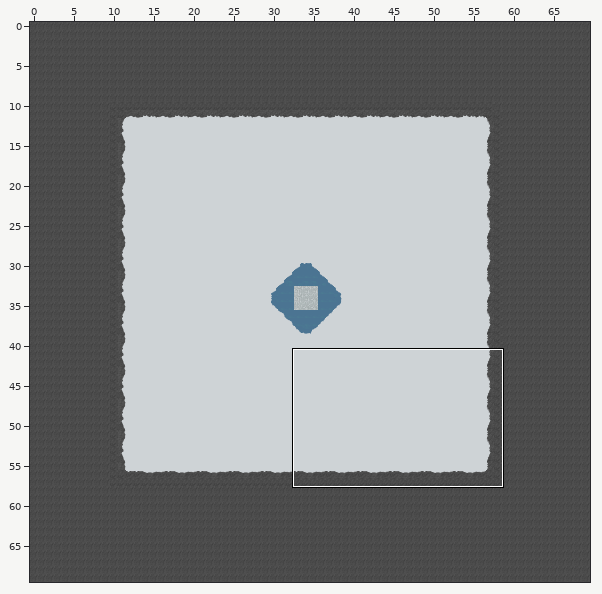
Two versions of a level (Tiled map (JSON), public/assets/maps/principalMap.json). The first picture is a wide view before the edit; the outline marks the close-up.
Close-up. Before the edit:
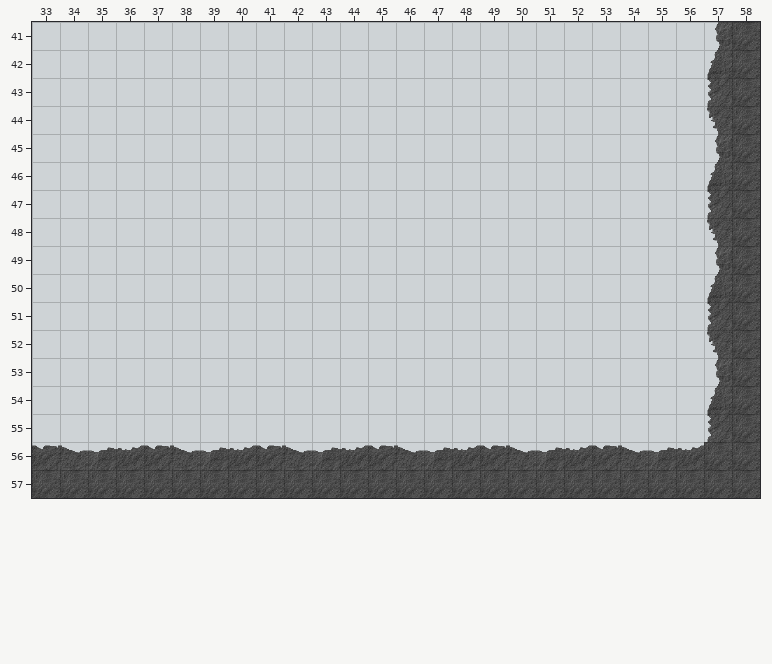
Cells are 40x40 px. Shown: x 33..58, y 41..57. The commit also changed other parts of the map, which this record leaves out.
After:
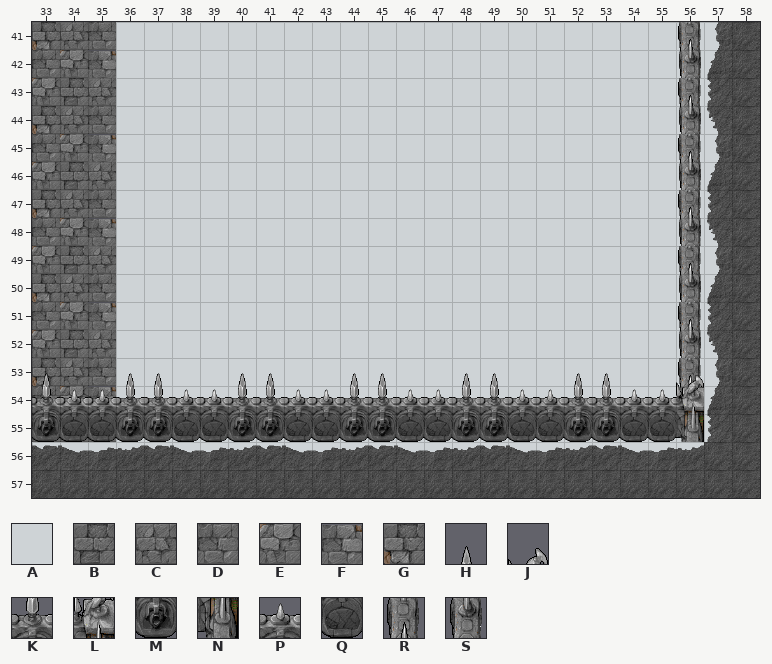
Key: from "tiles": A 1, B 810, C 811, D 813, E 843, F 844, G 873, H 1028, J 1030, K 1058, L 1060, M 1088, N 1090, P 1148, Q 1178, R 1243, S 1273.
_ is an empty cell, . an unchanged one.
Change:
--- layer "FirstFloor"
@@ x 33..35 @@
-41 AAA
-42 AAA
-43 AAA
-44 AAA
-45 AAA
-46 AAA
-47 AAA
-48 AAA
-49 AAA
-50 AAA
-51 AAA
-52 AAA
-53 AAA
-54 AAA
-55 AAA
+41 GCD
+42 DEF
+43 EBC
+44 GCD
+45 DEF
+46 EBC
+47 GCD
+48 DEF
+49 EBC
+50 GCD
+51 DEF
+52 EBC
+53 GCD
+54 DEF
+55 EBC
--- layer "SecondFloor"
@@ x 33..56 @@
-41 ......................._
-42 ......................._
-43 ......................._
-44 ......................._
-45 ......................._
-46 ......................._
-47 ......................._
-48 ......................._
-49 ......................._
-50 ......................._
-51 ......................._
-52 ......................._
-53 _..__..__..__..__..__.._
-54 ________________________
-55 _______________________.
+41 .......................R
+42 .......................S
+43 .......................R
+44 .......................S
+45 .......................R
+46 .......................S
+47 .......................R
+48 .......................S
+49 .......................R
+50 .......................S
+51 .......................R
+52 .......................S
+53 H..HH..HH..HH..HH..HH..R
+54 KPPKKPPKKPPKKPPKKPPKKPPS
+55 MQQMMQQMMQQMMQQMMQQMMQQ.
--- layer "ThirdFloor"
@@ x 56..56 @@
-53 _
-54 _
-55 _
+53 J
+54 L
+55 N
Boxes around the changes in both close-ups, in picture pixels (x1, y1, x2, y2):
changed: (32, 22, 704, 442)
